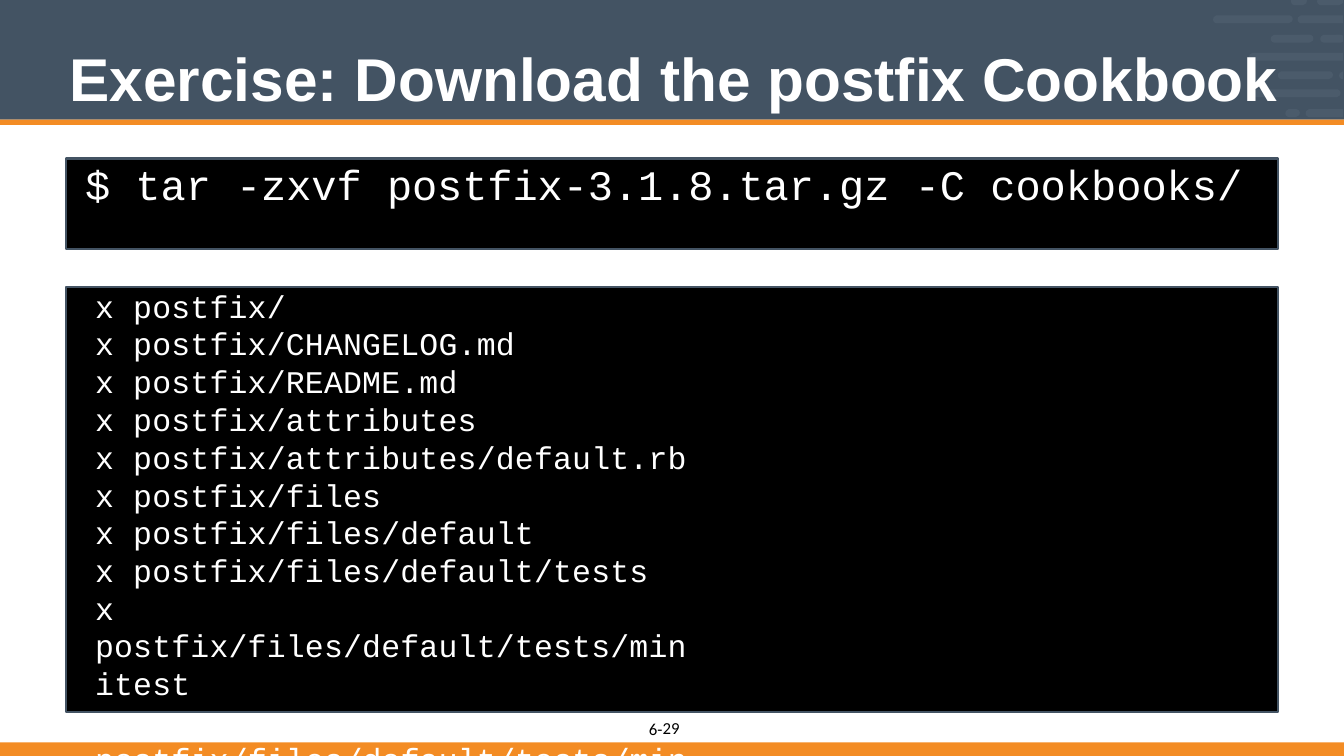
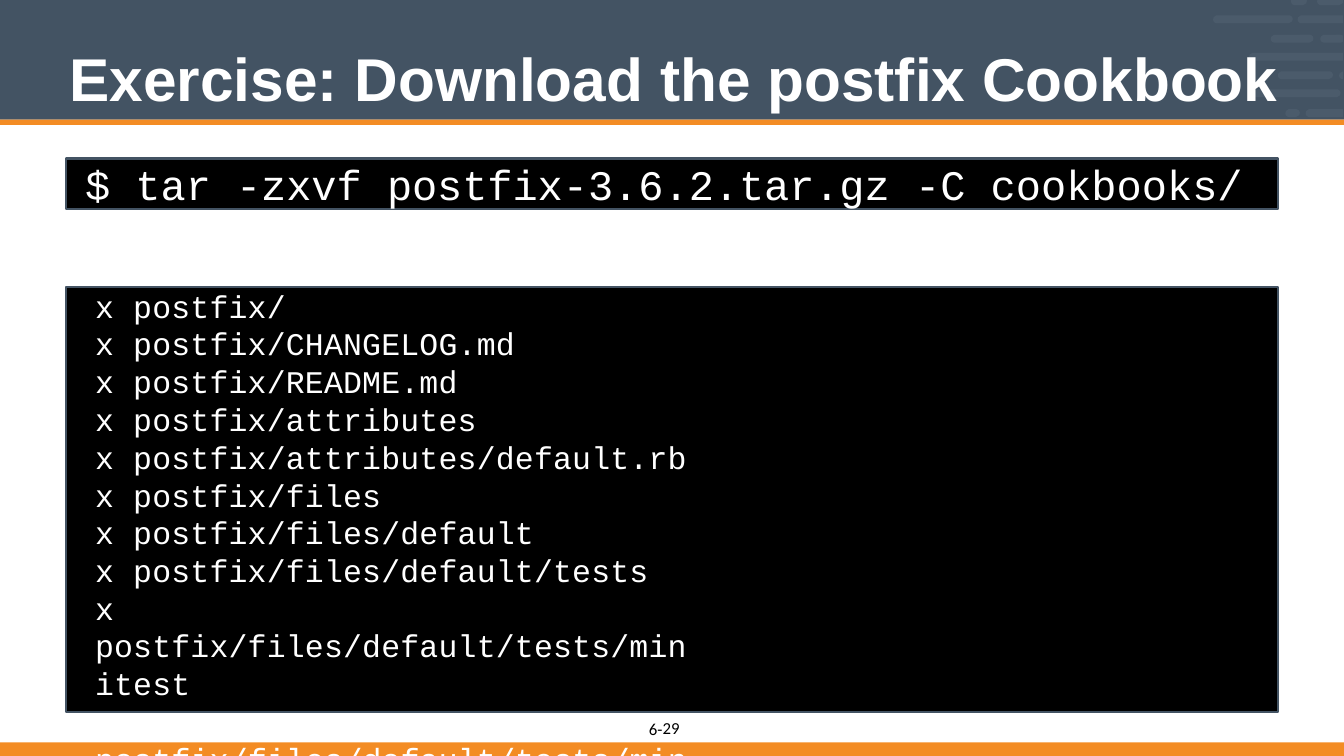
Before and after one commit to vinyar/chef-intermediate, a slide deck: slide 29 of 06-implementing_chef_handlers.pptx. Drawn at 1344x756 pixels with LibreOffice and Linux fonts; fonts in the diff are those of the drawing. Boxes give left, top, right and bottom in pixels: in the first picture for what was removed or moved away, otherwise in the second. Text is boxed around its words. In the diff, an @@ line names an element or a change of style, - is before the commit and + after.

```diff
--- a/06-implementing_chef_handlers.pptx
+++ b/06-implementing_chef_handlers.pptx
@@ rectangle "$ tar -zxvf postfix-3.6.2.tar.gz -C ...": place and size @@
-rectangle "$ tar -zxvf postfix-3.6.2.tar.gz -C ..." at bbox=[67, 159, 1278, 249]
+rectangle "$ tar -zxvf postfix-3.6.2.tar.gz -C ..." at bbox=[67, 159, 1278, 209]
@@ text in rectangle at bbox=[135, 170, 1243, 213]: text changed @@
-$ tar -zxvf postfix-3.1.8.tar.gz -C cookbooks/
+$ tar -zxvf postfix-3.6.2.tar.gz -C cookbooks/
```
Also in this commit, not shown: 4 other slides changed.
